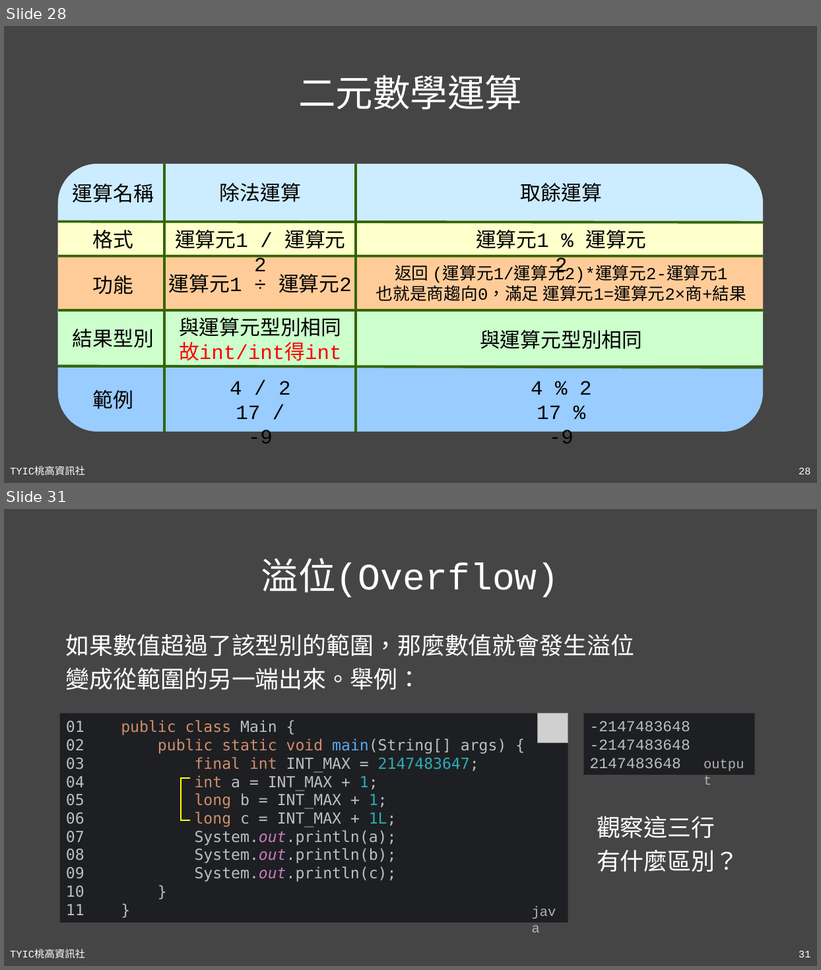
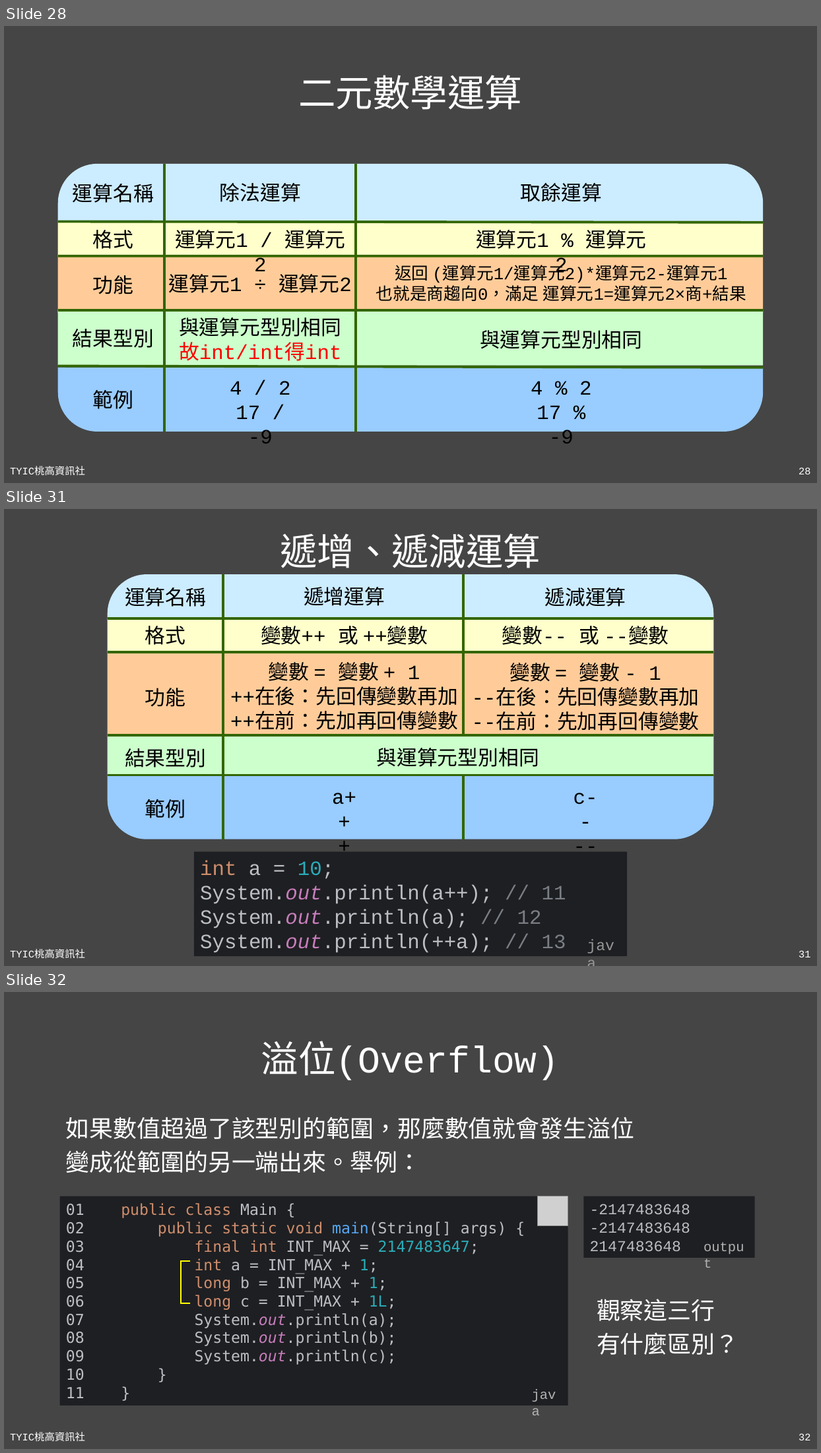
Before and after one commit to TYSHIC/slides, a slide deck: powerpoint/04_初探Java.pptx. Shown one above the other, each under a label of ours: slides 28 and 31 before the commit, slides 28, 31 and 32 after it; the slides between them are not shown. The pictures are 821x970 and 821x1453 pixels, drawn with LibreOffice and Linux fonts; fonts in the diff are those of the drawing; grey boxes stand for pictures. Boxes give left, top, right and bottom in pixels: in the first picture for what was removed or moved away, otherwise in the second. Text is boxed around its words. In the diff, an @@ line names an element or a change of style, - is before the commit and + after.

```diff
--- a/powerpoint/04_初探Java.pptx
+++ b/powerpoint/04_初探Java.pptx
@@ slide 31 added at (4, 509, 817, 966), background #454545; not listed: 2 template elements that a slide beside it also shows @@
@@ title added at (280, 533, 541, 575), 44 pt, text #FFFFFF @@
+遞增、遞減運算
@@ group added at (108, 574, 714, 840): 14 texts, 7 lines, 5 freeform shapes @@
+變數-- 或 --變數
+遞減運算
+c--
+--c
+與運算元型別相同
+遞增運算
+a++
+++b
+變數 = 變數 + 1
+++在後：先回傳變數再加
+++在前：先加再回傳變數
+變數++ 或 ++變數
+運算名稱
+範例
+結果型別
+功能
+格式
+變數 = 變數 - 1
+--在後：先回傳變數再加
+--在前：先加再回傳變數
@@ rectangle added at (193, 852, 627, 956), fill #1E1F22, 24 pt, text #BCBEC4 @@
+int a = 10;
+System.out.println(a++); // 11
+System.out.println(a); // 12
+System.out.println(++a); // 13
@@ text added at (581, 932, 628, 956), 18 pt, text #969696 @@
+java
@@ what was slide 31 is now slide 32 @@
@@ page number at (799, 1434, 811, 1441): text changed @@
-31
+32
```
Also in this commit, not shown: 15 slides changed, 5 other slides added, 2 slides removed, 7 other files.
